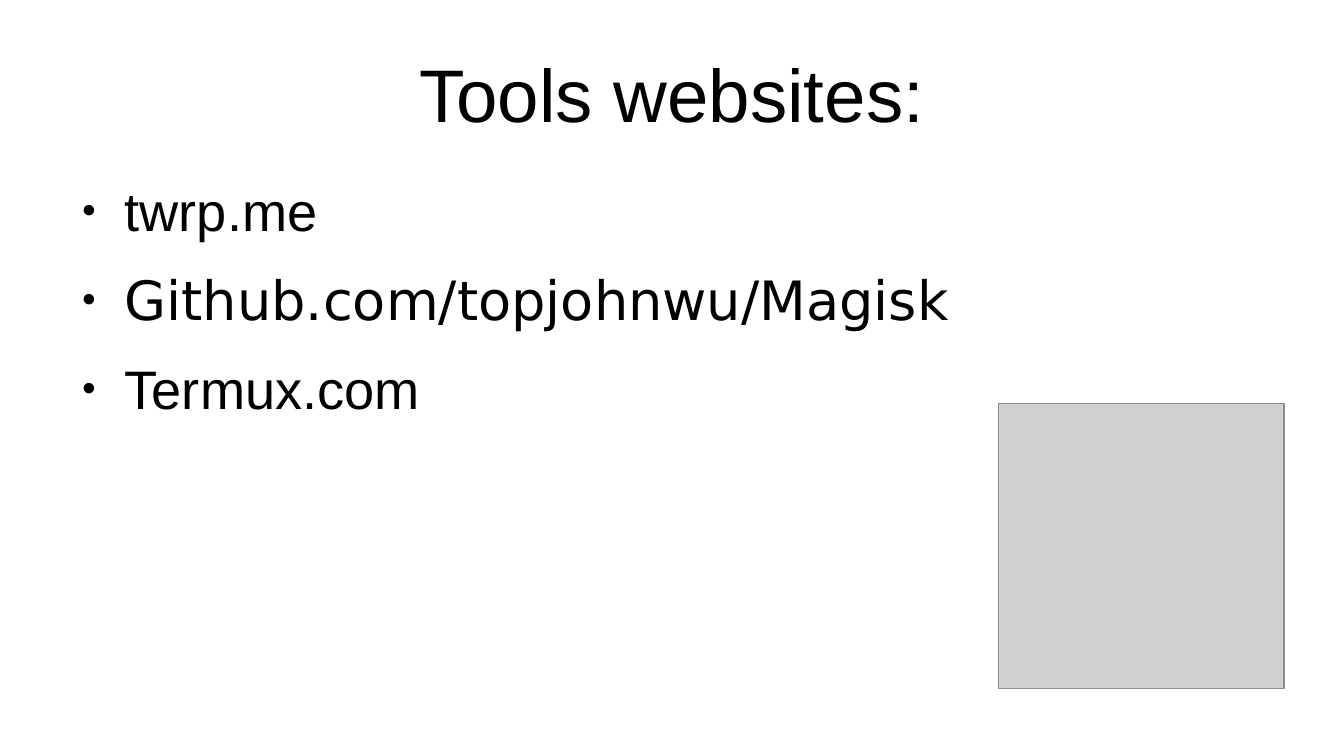
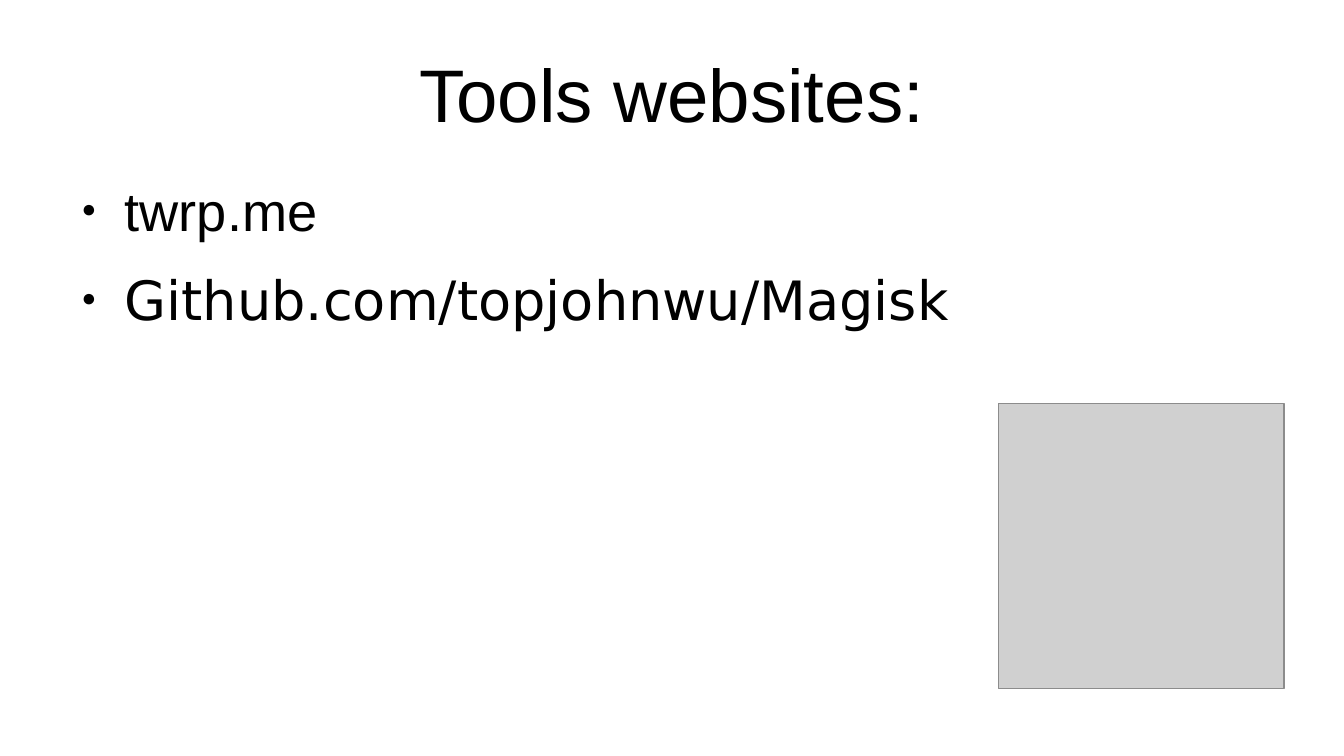
Before and after one commit to PranavBhattarai/Root-Android, a slide deck: slide 7 of My presentation.odp. Drawn at 1344x756 pixels with LibreOffice and Linux fonts; fonts in the diff are those of the drawing; grey boxes stand for pictures. Boxes give left, top, right and bottom in pixels: in the first picture for what was removed or moved away, otherwise in the second. Text is boxed around its words. In the diff, an @@ line names an element or a change of style, - is before the commit and + after.

```diff
--- a/My presentation.odp
+++ b/My presentation.odp
@@ text at box(125, 371, 420, 410): paragraph removed @@
-● Termux.com
```
Also in this commit, not shown: 2 other slides changed.
